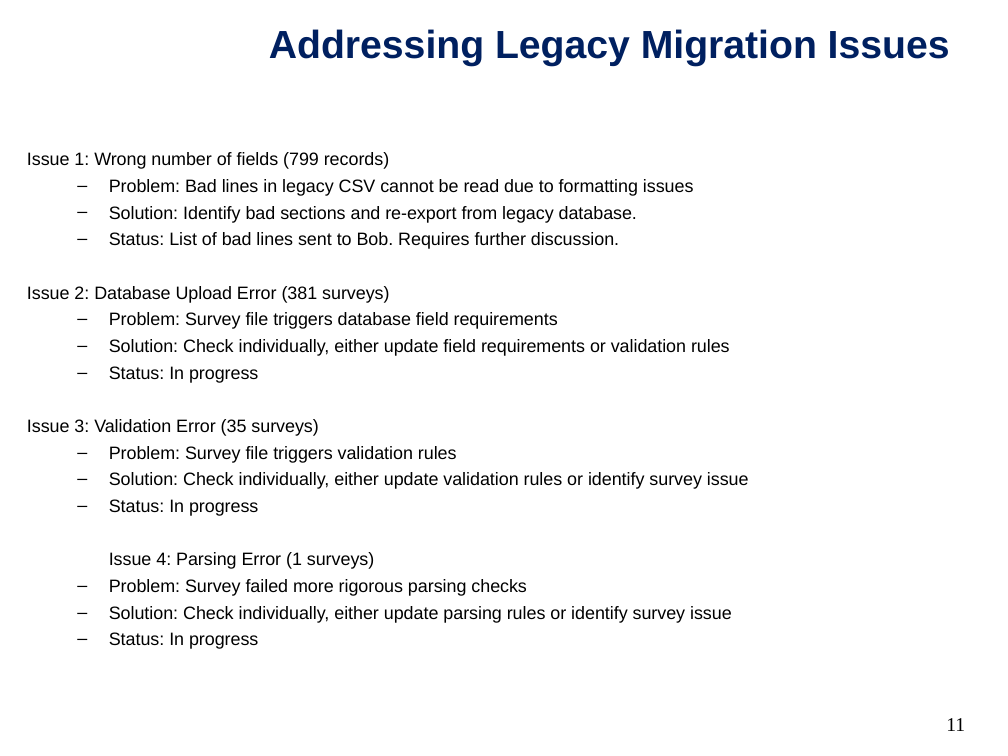
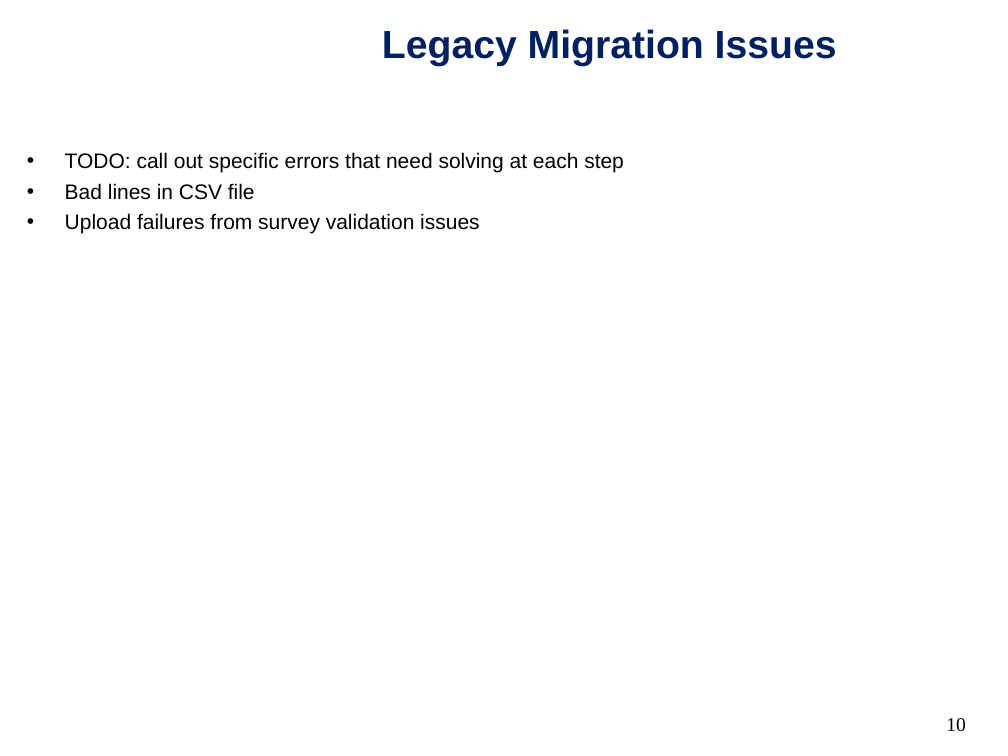
Before and after one commit to bethanylroberts/test-project, a slide deck: slide 10 of pub/NARWCDB-progress_report-20251112.ppt (slide 11 before the commit). Drawn at 1008x756 pixels with LibreOffice and Linux fonts; fonts in the diff are those of the drawing; background and template pictures are left out. Boxes give left, top, right and bottom in pixels: in the first picture for what was removed or moved away, otherwise in the second. Text is boxed around its words. In the diff, an @@ line names an element or a change of style, - is before the commit and + after.

```diff
--- a/pub/NARWCDB-progress_report-20251112.ppt
+++ b/pub/NARWCDB-progress_report-20251112.ppt
@@ title at box(382, 29, 837, 66): text changed @@
-Addressing Legacy Migration Issues
+Legacy Migration Issues
@@ text at box(65, 152, 624, 234): text changed; size 12.8 to 15 pt @@
-Issue 1: Wrong number of fields (799 records)
-  – Problem: Bad lines in legacy CSV cannot be read due to formatting issues
-  – Solution: Identify bad sections and re-export from legacy database.
-  – Status: List of bad lines sent to Bob. Requires further discussion.
-Issue 2: Database Upload Error (381 surveys)
-  – Problem: Survey file triggers database field requirements
-  – Solution: Check individually, either update field requirements or validation rules
-  – Status: In progress
-Issue 3: Validation Error (35 surveys)
-  – Problem: Survey file triggers validation rules
-  – Solution: Check individually, either update validation rules or identify survey issue
-  – Status: In progress
-Issue 4: Parsing Error (1 surveys)
-  – Problem: Survey failed more rigorous parsing checks
-  – Solution: Check individually, either update parsing rules or identify survey issue
-  – Status: In progress
+• TODO: call out specific errors that need solving at each step
+• Bad lines in CSV file
+• Upload failures from survey validation issues
@@ page number at box(946, 718, 966, 732): text changed @@
-11
+10
```
Also in this commit, not shown: 7 other slides changed, 5 slides added, 11 slides removed, 1 other file.
